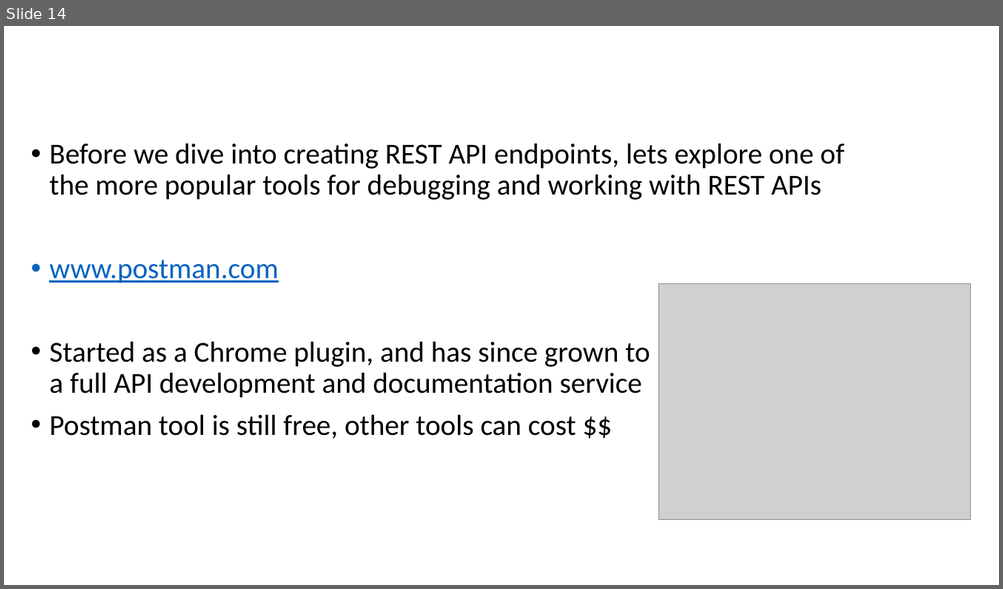
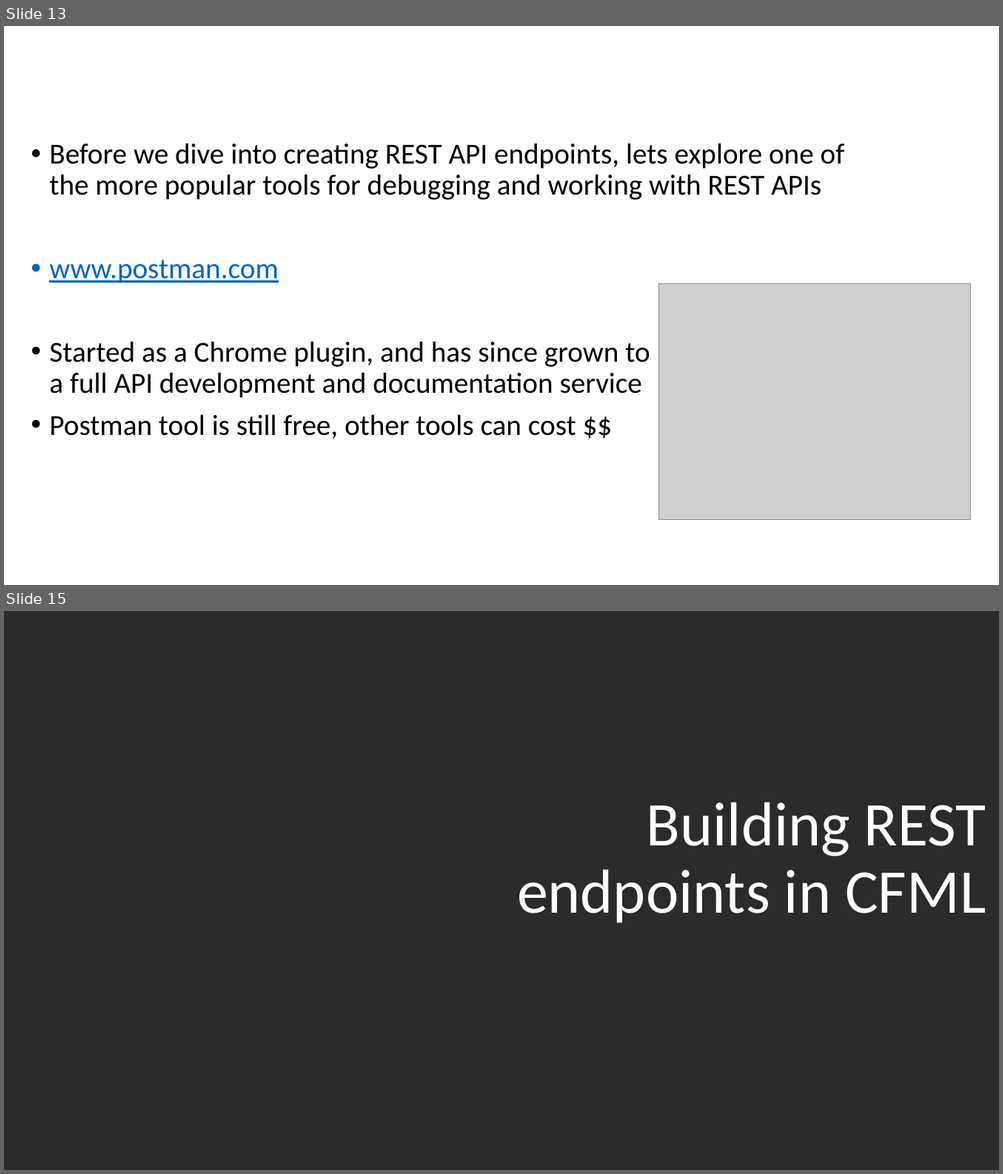
Before and after one commit to quetwo/hawaii-apis, a slide deck: HawaiiCFUG - APIs.pptx. Shown one above the other, each under a label of ours: slide 14 before the commit, slides 13 and 15 after it; the slides between them are not shown. The pictures are 1003x589 and 1003x1174 pixels, drawn with LibreOffice and Linux fonts; fonts in the diff are those of the drawing; grey boxes stand for pictures; background and template pictures are left out; a plain dark background stands for a picture behind light text. Boxes give left, top, right and bottom in pixels: in the first picture for what was removed or moved away, otherwise in the second. Text is boxed around its words. In the diff, an @@ line names an element or a change of style, - is before the commit and + after.

Commit message:
Adding demo 0 for examples on how to consume REST endpoints with cfhttp

```diff
--- a/HawaiiCFUG - APIs.pptx
+++ b/HawaiiCFUG - APIs.pptx
@@ slide 15 added at [4, 611, 999, 1170], background picture (left out) @@
@@ title added at [517, 802, 986, 923], 60 pt, text #FFFFFF @@
+Building REST endpoints in CFML
@@ what was slide 14 is now slide 13 @@
```
Also in this commit, not shown: 1 slide changed, 3 other slides added, 2 other files.
